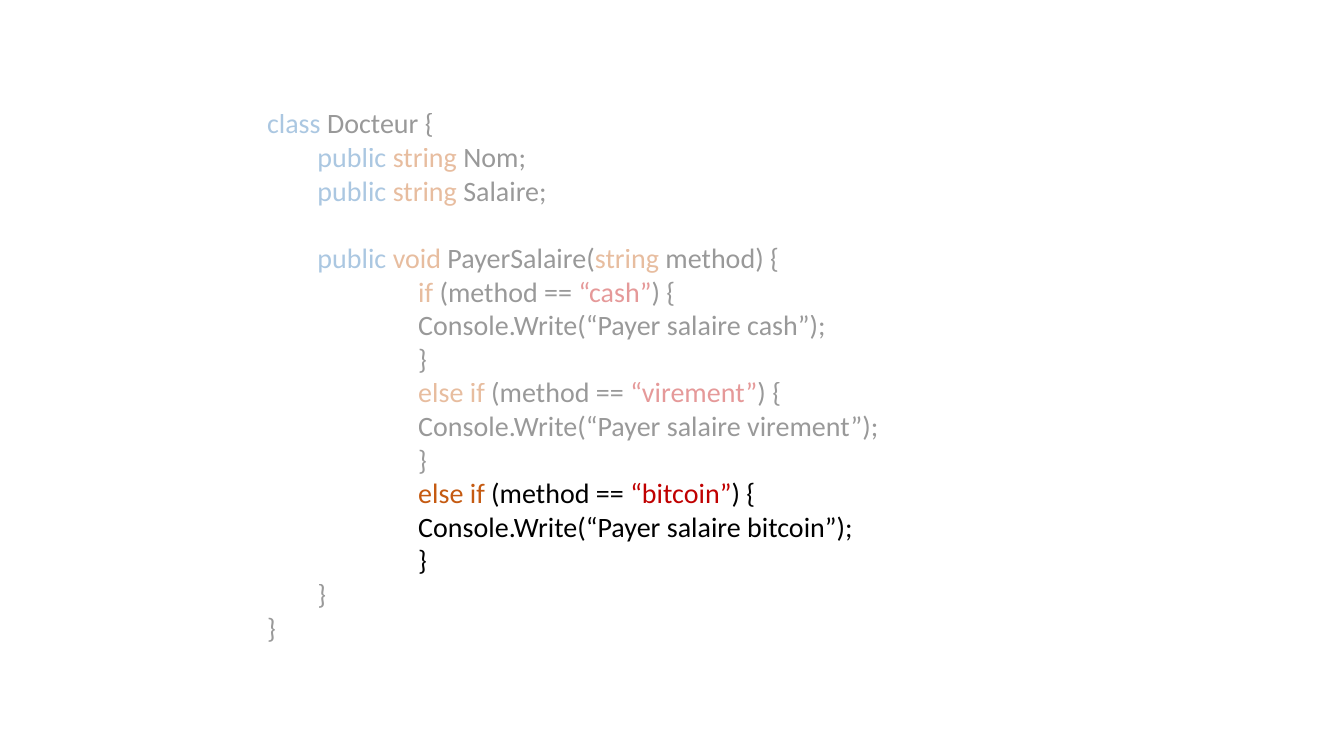
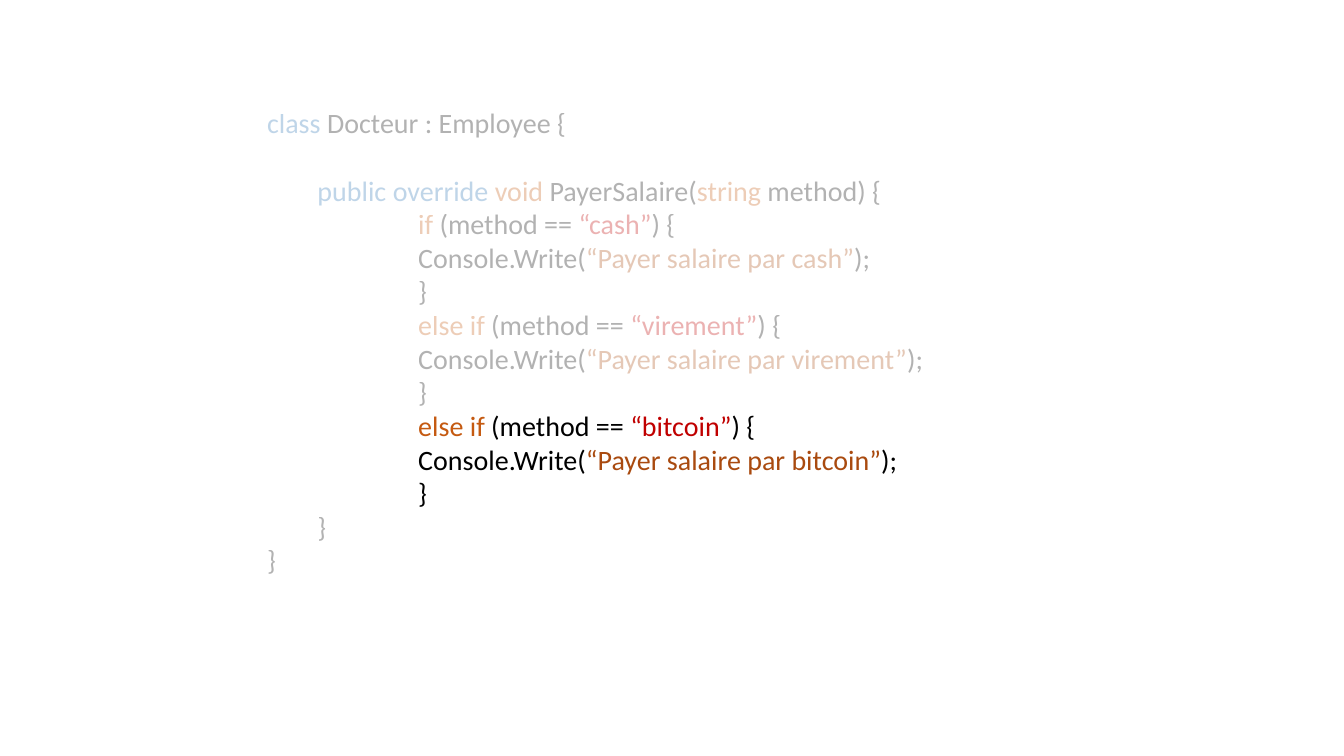
Before and after one commit to yassine-klilich/design-patterns, a slide deck: slide 21 of Presentation/Presentation DP.pptx (slide 19 before the commit). Drawn at 1344x756 pixels with LibreOffice and Linux fonts; fonts in the diff are those of the drawing. Boxes give left, top, right and bottom in pixels: in the first picture for what was removed or moved away, otherwise in the second. Text is boxed around its words. In the diff, an @@ line names an element or a change of style, - is before the commit and + after.

```diff
--- a/Presentation/Presentation DP.pptx
+++ b/Presentation/Presentation DP.pptx
@@ text at [267,114,865,206]: text changed; text colour #000000 at 40% opacity to #000000 at 30% opacity @@
-class Docteur {
-  public string Nom;
-  public string Salaire;
-  public void PayerSalaire(string method) {
+class Docteur : Employee {
+  public override void PayerSalaire(string method) {
@@ text at [418,214,766,339]: text colour #C55A11 at 40% opacity to #C55A11 at 30% opacity in "if", "else if"; text colour #000000 at 40% opacity to #000000 at 30% opacity in "(method == “cash”) {", "}", "(method == “virement”) {", "}" and 2 more places; text colour #C00000 at 40% opacity to #C00000 at 30% opacity in "“cash”)", "“virement”)" @@
@@ text at [418,248,871,272]: text changed; text colour #000000 at 40% opacity to #A94A0F at 30% opacity @@
-      Console.Write(“Payer salaire cash”);
+      Console.Write(“Payer salaire par cash”);
@@ text at [418,349,924,373]: text changed; text colour #000000 at 40% opacity to #A94A0F at 30% opacity @@
-      Console.Write(“Payer salaire virement”);
+      Console.Write(“Payer salaire par virement”);
@@ text at [418,449,898,475]: text changed; text colour #000000 to #A94A0F @@
-      Console.Write(“Payer salaire bitcoin”);
+      Console.Write(“Payer salaire par bitcoin”);
```
Also in this commit, not shown: 10 other slides changed, 25 slides added, 1 slide removed.
